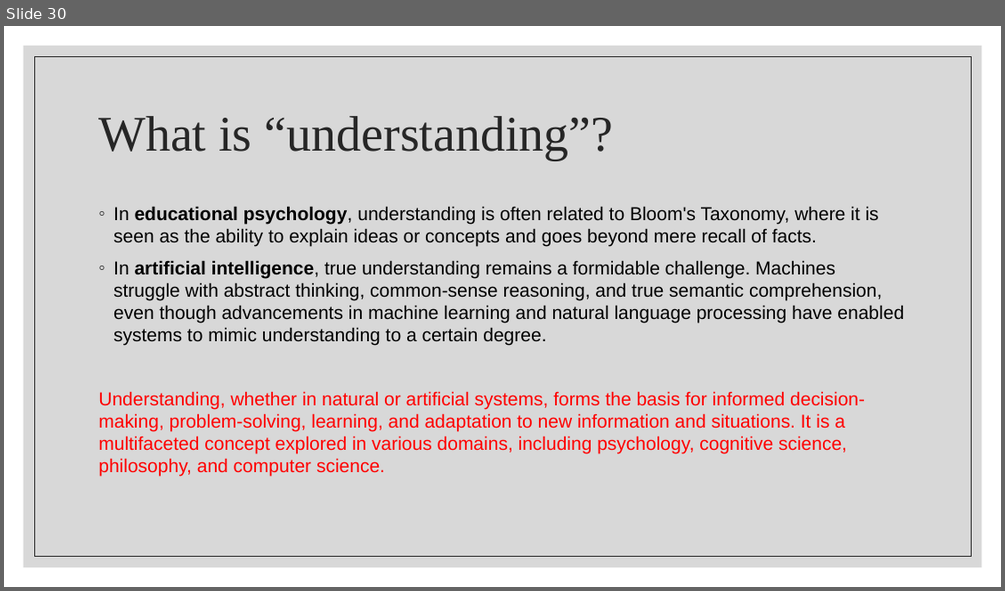
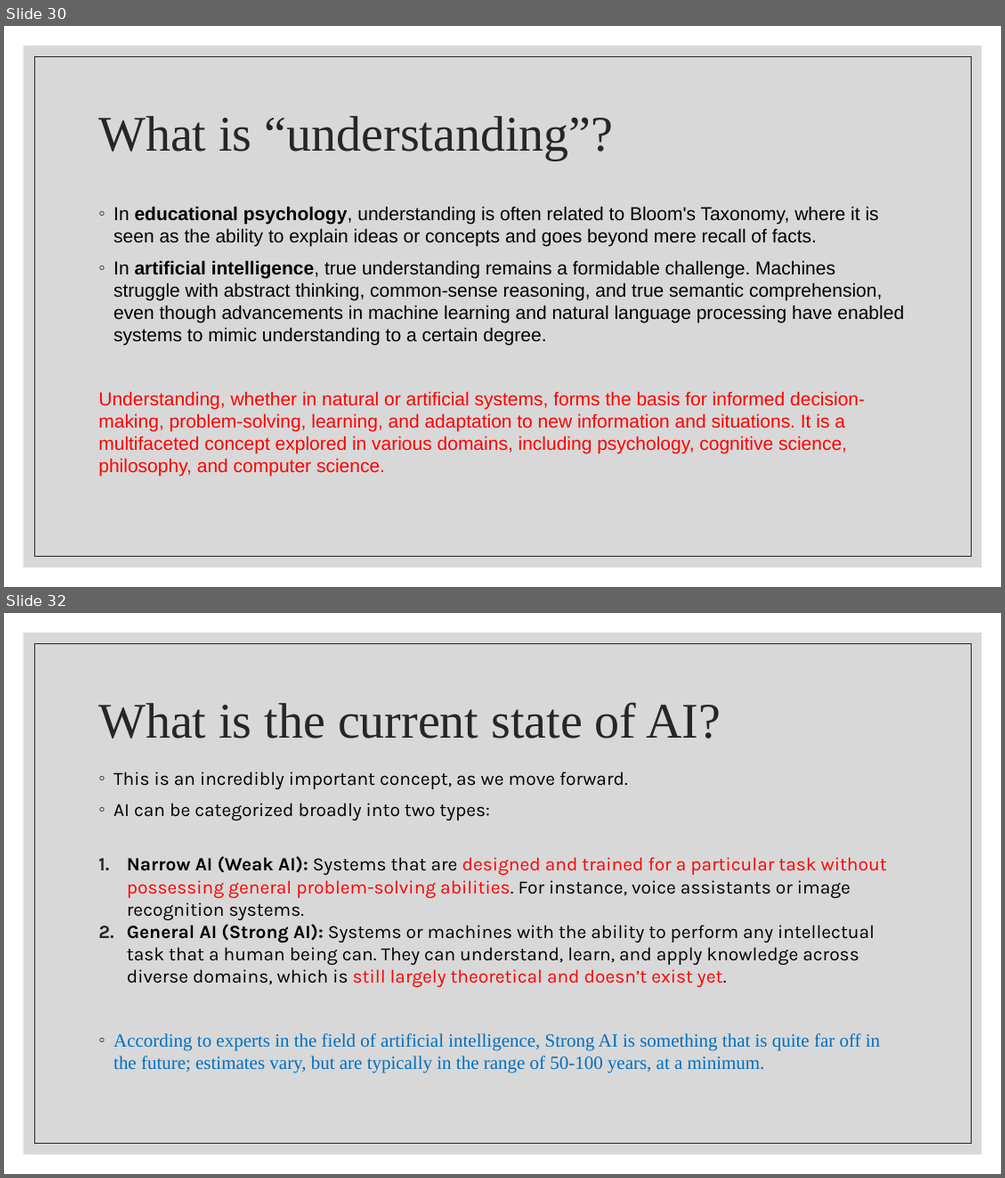
Before and after one commit to wutmeownow/phys441, a slide deck: JupyterNotebooks/LLS/Lecture1.pptx. Shown one above the other, each under a label of ours: slide 30 before the commit, slides 30 and 32 after it; the slides between them are not shown. The pictures are 1005x591 and 1005x1178 pixels, drawn with LibreOffice and Linux fonts; fonts in the diff are those of the drawing. Boxes give left, top, right and bottom in pixels: in the first picture for what was removed or moved away, otherwise in the second. Text is boxed around its words. In the diff, an @@ line names an element or a change of style, - is before the commit and + after.

```diff
--- a/JupyterNotebooks/LLS/Lecture1.pptx
+++ b/JupyterNotebooks/LLS/Lecture1.pptx
@@ slide 32 added at (4, 613, 1001, 1174), background #FFFFFF; not listed: 2 template elements that a slide beside it also shows @@
@@ title added at (98, 702, 720, 738), 48 pt, text #262626 @@
+What is the current state of AI?
@@ text added at (113, 771, 887, 1073), 18 pt, text #000000 @@
+◦ This is an incredibly important concept, as we move forward.
+◦ AI can be categorized broadly into two types:
+1. Narrow AI (Weak AI): Systems that are designed and trained for a particular task without possessing general problem-solving abilities. For instance, voice assistants or image recognition systems.
+2. General AI (Strong AI): Systems or machines with the ability to perform any intellectual task that a human being can. They can understand, learn, and apply knowledge across diverse domains, which is still largely theoretical and doesn’t exist yet.
+◦ According to experts in the field of artificial intelligence, Strong AI is something that is quite far off in the future; estimates vary, but are typically in the range of 50-100 years, at a minimum.
```
Also in this commit, not shown: 1 slide changed, 11 other slides added.
